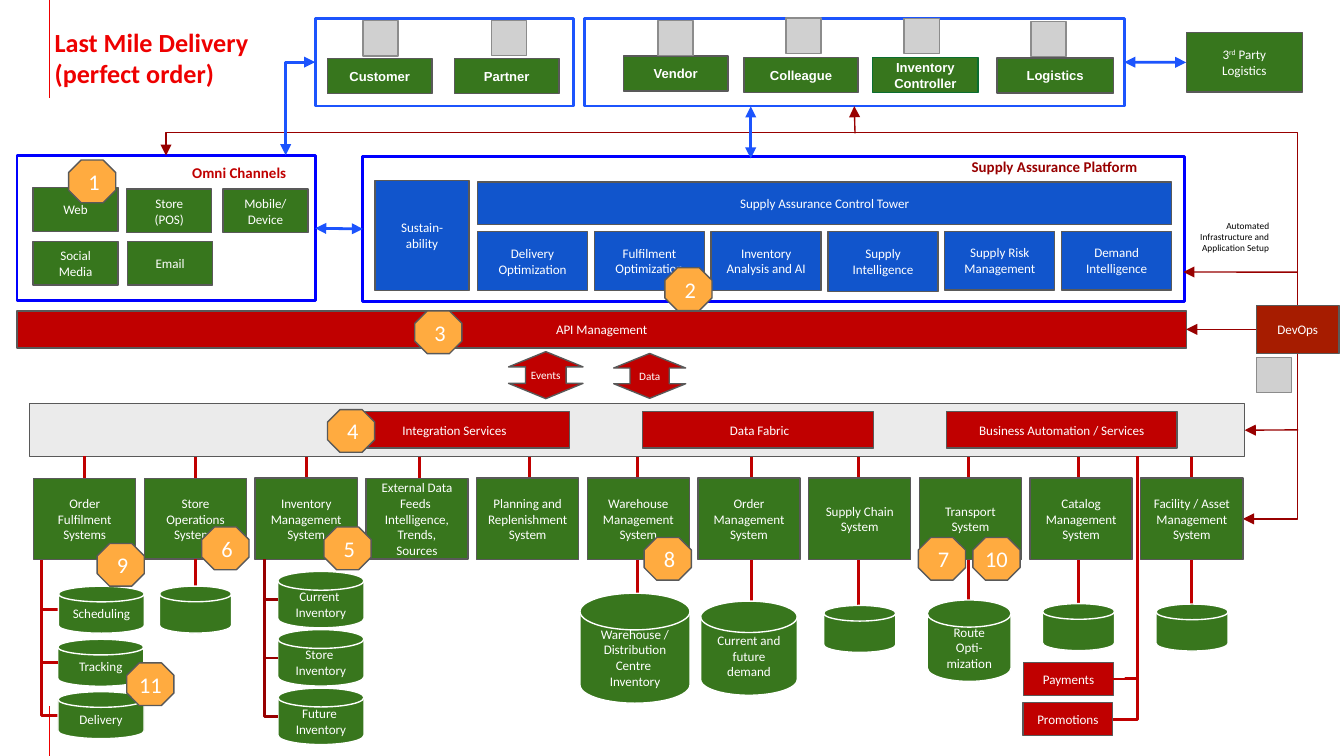
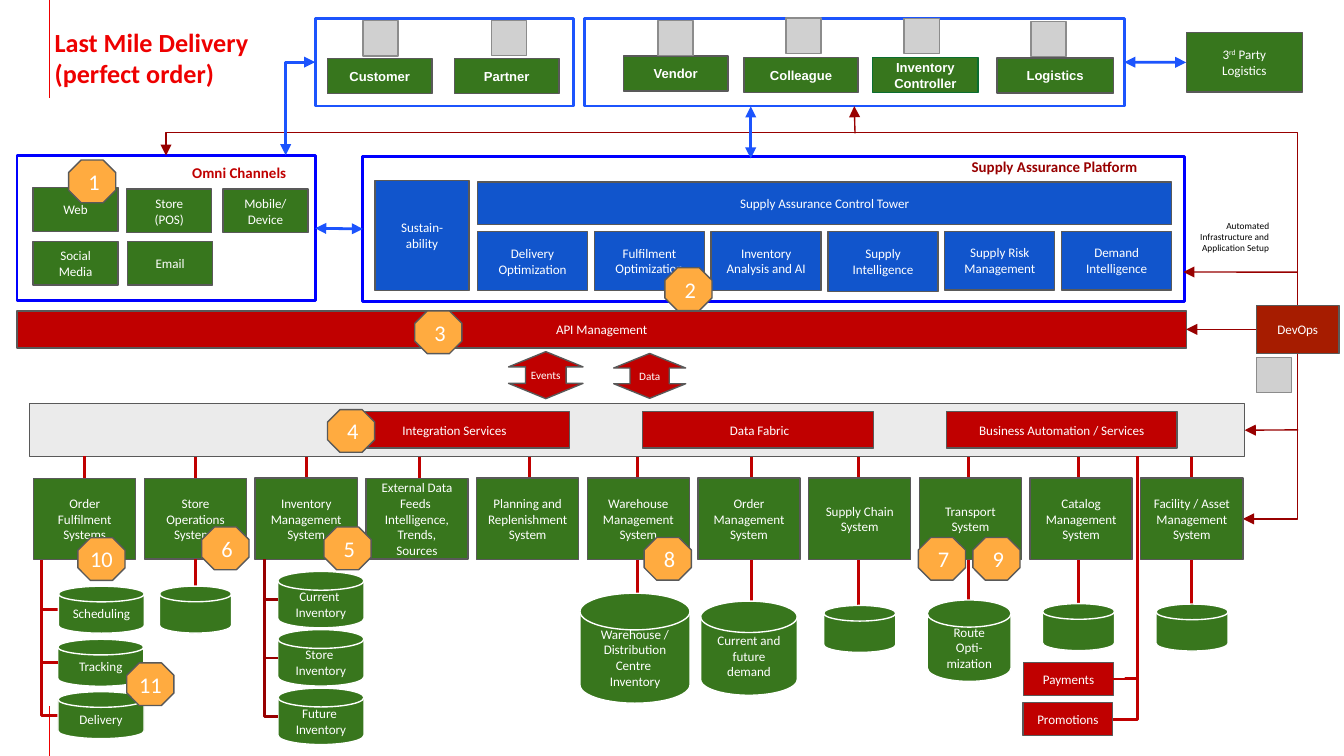
Before and after one commit to brucedkyle/architectures, a slide deck: slide 16 of docs/sustainability/downloads/SupplyChainOptimization.pptx. Drawn at 1344x756 pixels with LibreOffice and Linux fonts; fonts in the diff are those of the drawing; grey boxes stand for pictures; background and template pictures are left out. Boxes give left, top, right and bottom in pixels: in the first picture for what was removed or moved away, otherwise in the second. Text is boxed around its words. In the diff, an @@ line names an element or a change of style, - is before the commit and + after.

```diff
--- a/docs/sustainability/downloads/SupplyChainOptimization.pptx
+++ b/docs/sustainability/downloads/SupplyChainOptimization.pptx
@@ octagon "10": place and size @@
-octagon "10" at <box>973,538,1020,581</box>
+octagon "10" at <box>78,538,125,581</box>
@@ octagon "9": place and size @@
-octagon "9" at <box>97,543,144,586</box>
+octagon "9" at <box>973,538,1020,581</box>
```
Also in this commit, not shown: 1 other slide changed, 2 other files.
